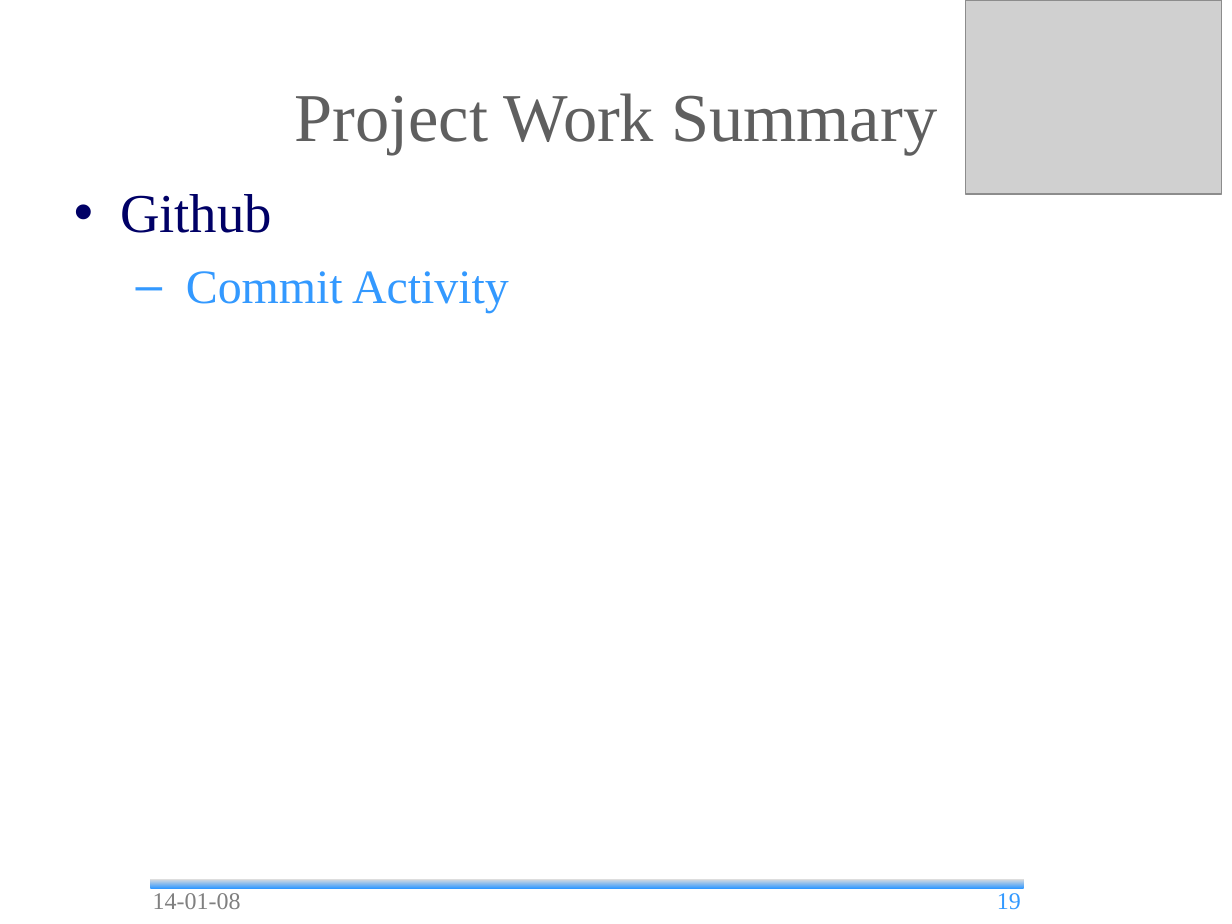
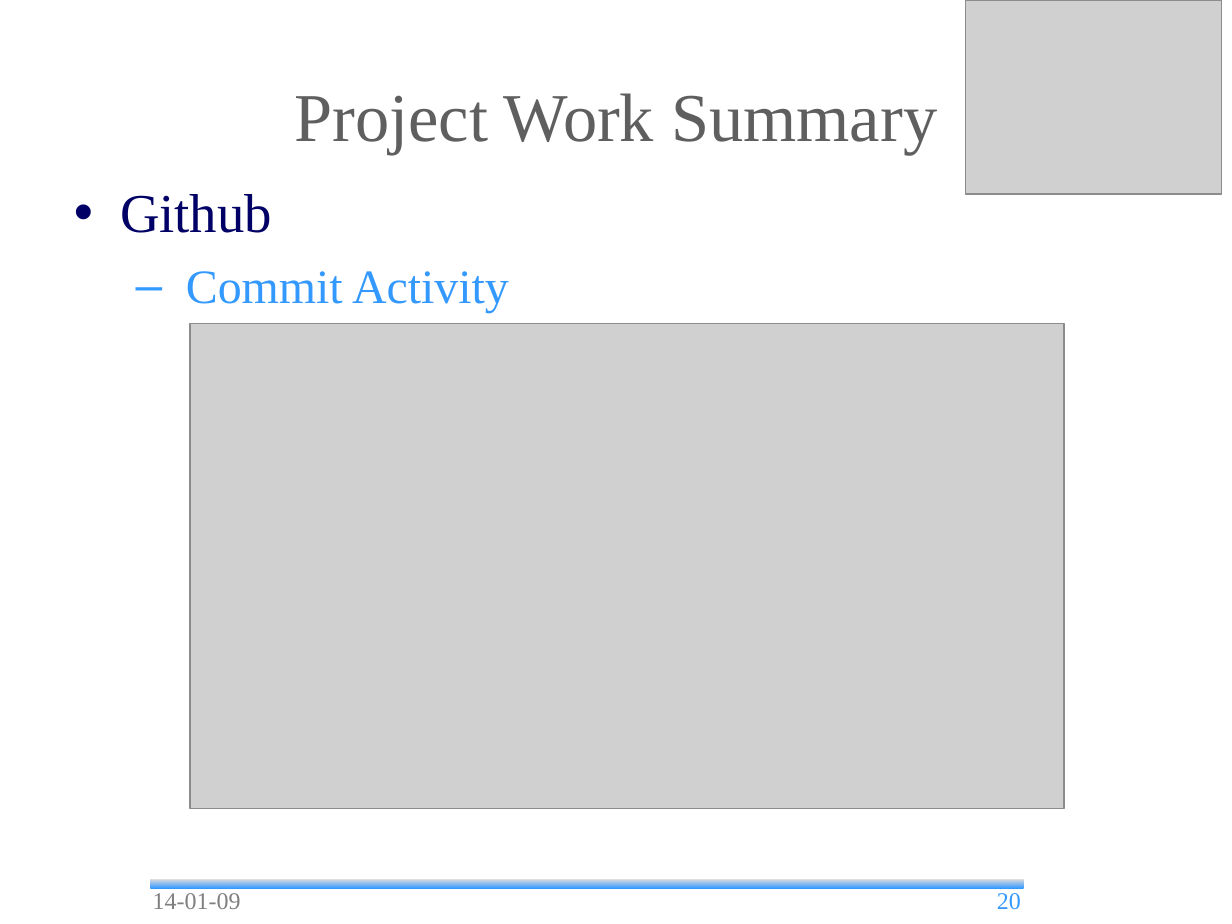
Before and after one commit to andrea-bottoli/DSD, a slide deck: slide 20 of Documentation/Presentations/Final_Presentation.odp (slide 19 before the commit). Drawn at 1232x924 pixels with LibreOffice and Linux fonts; fonts in the diff are those of the drawing; grey boxes stand for pictures; background and template pictures are left out. Boxes give left, top, right and bottom in pixels: in the first picture for what was removed or moved away, otherwise in the second. Text is boxed around its words. In the diff, an @@ line names an element or a change of style, - is before the commit and + after.

```diff
--- a/Documentation/Presentations/Final_Presentation.odp
+++ b/Documentation/Presentations/Final_Presentation.odp
@@ picture added at [190, 323, 1063, 808] @@
@@ text at [153, 893, 241, 909]: text changed @@
-14-01-08
+14-01-09
@@ page number at [997, 893, 1021, 910]: text changed @@
-19
+20
```
Also in this commit, not shown: 34 other slides changed, 1 other file.
